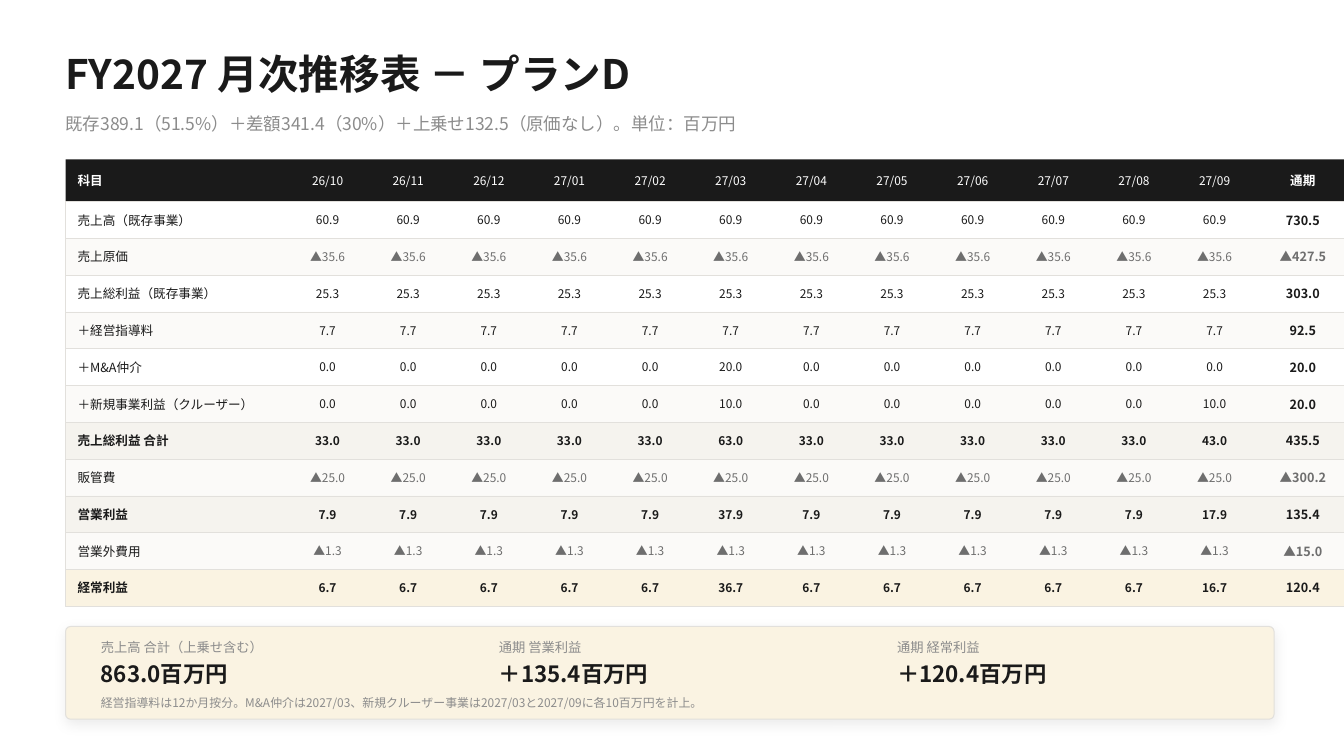
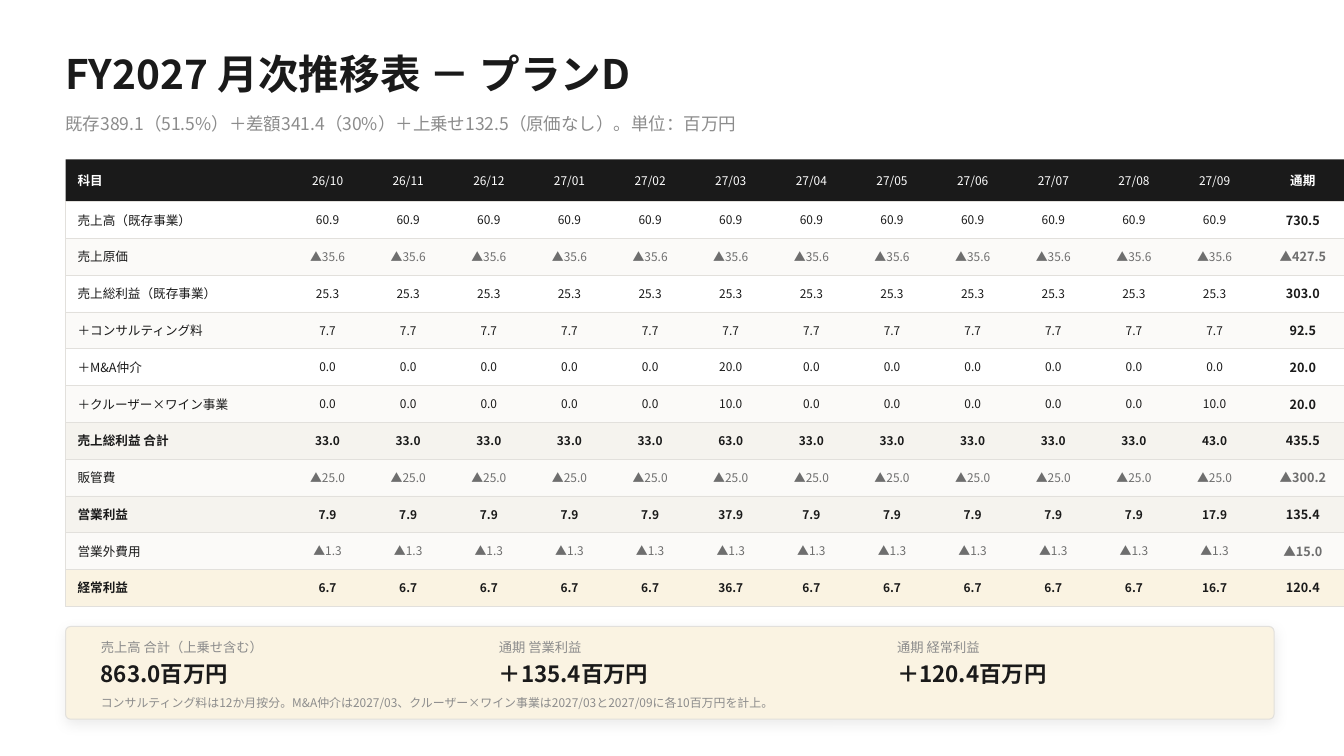
Before and after one commit to nakano-winebank/wine-auction, a slide deck: slide 11 of out/WineBank_FY2027_銀行提出.pptx (slide 12 before the commit). Drawn at 1344x756 pixels with LibreOffice and Linux fonts; fonts in the diff are those of the drawing. Boxes give left, top, right and bottom in pixels: in the first picture for what was removed or moved away, otherwise in the second. Text is boxed around its words. In the diff, an @@ line names an element or a change of style, - is before the commit and + after.

```diff
--- a/out/WineBank_FY2027_銀行提出.pptx
+++ b/out/WineBank_FY2027_銀行提出.pptx
@@ text at [78,324,203,336]: text changed @@
-＋経営指導料
+＋コンサルティング料
@@ text at [78,398,229,410]: text changed @@
-＋新規事業利益（クルーザー）
+＋クルーザー×ワイン事業
@@ text at [101,697,773,709]: text changed @@
-経営指導料は12か月按分。M&A仲介は2027/03、新規クルーザー事業は2027/03と2027/09に各10百万円を計上。
+コンサルティング料は12か月按分。M&A仲介は2027/03、クルーザー×ワイン事業は2027/03と2027/09に各10百万円を計上。
```
Also in this commit, not shown: 9 other slides changed, 2 slides added, 2 slides removed, 10 other files.
